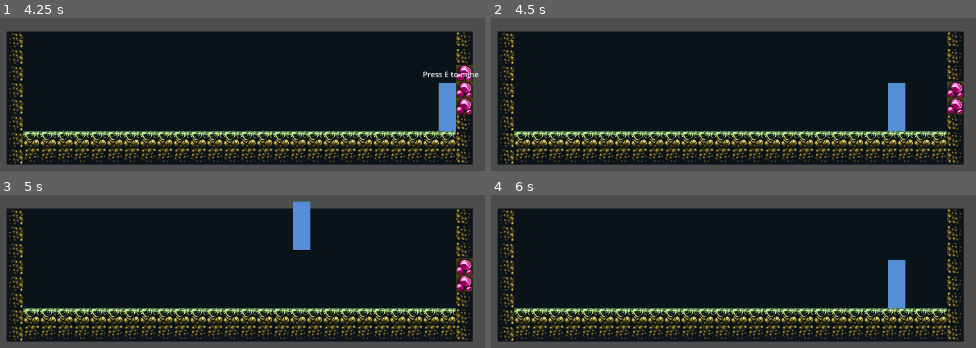
Above: before the commit, frames 1-4 (two rows, left to right).
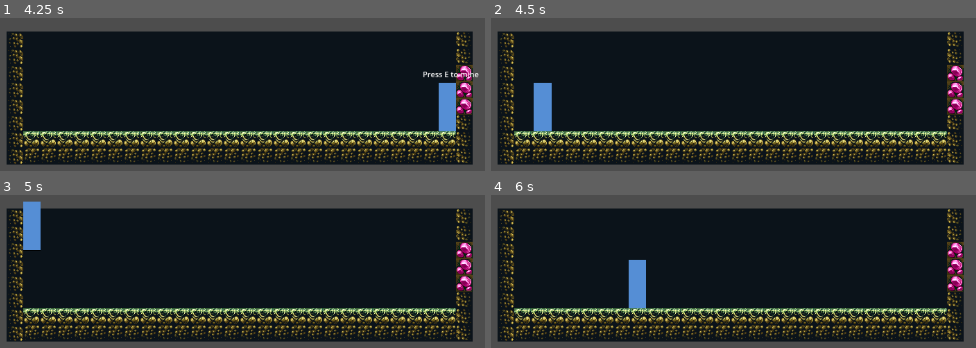
Above: after the commit, the same moments.

Repository: Ace238/Cave_Explorer
Game: Godot game, scene res://cave_1.tscn
Same seed, same stepped clock (60 frames per second), same inputs: the game is played once before the commit and once after it.
Inputs (mouse positions are in pixels of both pictures, inside the frame that each line leads up to):
- Up to frame 1 (4.25 s): tap Enter (ui_accept) at 0.5, 0.77, 1.52, 3.02, 3.77 s; move the mouse to (outside the picture) at 0.52 s; hold Right (ui_right) 0.53-2.03 s; tap F (End_Mini, bound only after the commit) at 0.6, 1.55, 2.1, 2.85, 3.8 s; move the mouse to (outside the picture) at 1.27 s; tap E (Interact) at 1.35, 3.6 s; move the mouse to (417, 91) at 2.02 s; hold Left (ui_left) 2.03-2.78 s; move the mouse to (outside the picture) at 2.77 s; hold Right (ui_right) from 2.78 s (still down); move the mouse to (outside the picture) at 3.52 s
- Up to frame 2 (4.5 s): tap E (Interact) at 4.25 s; move the mouse to (592, 122) at 4.27 s; release Right (ui_right) at 4.28 s; hold Left (ui_left) from 4.28 s (still down); tap F (End_Mini, bound only after the commit) at 4.35 s
- Up to frame 3 (5 s): keep holding Left (ui_left); tap Enter (ui_accept) at 4.52 s
- Up to frame 4 (6 s): move the mouse to (outside the picture) at 5.02 s; release Left (ui_left) at 5.03 s; hold Right (ui_right) 5.03-5.78 s; tap F (End_Mini, bound only after the commit) at 5.1 s; tap E (Interact) at 5.75, 5.85 s; move the mouse to (709, 254) at 5.77 s; hold Left (ui_left) from 5.78 s (still down)

Frame 1 is identical in both runs. In frame 2, 2.8% of the frame differs, in the area x 8-98%, y 30-75%; in frame 3, 2.7%; in frame 4, 3.4%, in the area x 28-98%, y 30-75%.

Commit message:
Simple Scene Switching Logic

Diff:
--- /dev/null
+++ b/Test_Scene.gd
@@ -0,0 +1,14 @@
+extends Node2D
+
+#var cave_1 = preload("res://cave_1.tscn").instantiate()
+# Called when the node enters the scene tree for the first time.
+func _ready():
+	pass # Replace with function body.
+
+
+# Called every frame. 'delta' is the elapsed time since the previous frame.
+func _input(event):
+	if Input.is_action_just_pressed("End_Mini"):
+
+#		get_tree().change_scene("res://cave_1.tscn")
+		get_tree().change_scene_to_file("res://cave_1.tscn")
--- /dev/null
+++ b/Test_Scene.tscn
@@ -0,0 +1,12 @@
+[gd_scene load_steps=3 format=3 uid="uid://uosc1jlxxhl3"]
+
+[ext_resource type="Texture2D" uid="uid://nablwfdrnpsj" path="res://Art/Generic_sign.png" id="1_hf162"]
+[ext_resource type="Script" path="res://Test_Scene.gd" id="1_tuk5y"]
+
+[node name="Node2D" type="Node2D"]
+script = ExtResource("1_tuk5y")
+
+[node name="GenericSign" type="Sprite2D" parent="."]
+position = Vector2(565, 221)
+scale = Vector2(10.9062, 9.21875)
+texture = ExtResource("1_hf162")
--- a/cave_1.gd
+++ b/cave_1.gd
@@ -10,6 +10,8 @@
 #var mined_layer : int = 2
 
 var can_be_mined_custom_layer : String = "Can_be_mined"
+
+#var Test_Scene = preload("res://Test_Scene.tscn").instantiate()
 
 func _ready():
 	pass
@@ -60,6 +62,7 @@
 					tile_map.set_cell(foreground_layer, i, sourceID, atlas)
 					mined = 1
 					print("Yay, you mined something!!!!")
+					get_tree().change_scene_to_file("res://Test_Scene.tscn")
 					return
 				else:
 					if mined == 1:
--- a/project.godot
+++ b/project.godot
@@ -22,6 +22,11 @@
 "events": [Object(InputEventKey,"resource_local_to_scene":false,"resource_name":"","device":-1,"window_id":0,"alt_pressed":false,"shift_pressed":false,"ctrl_pressed":false,"meta_pressed":false,"pressed":false,"keycode":0,"physical_keycode":69,"key_label":0,"unicode":101,"echo":false,"script":null)
 ]
 }
+End_Mini={
+"deadzone": 0.5,
+"events": [Object(InputEventKey,"resource_local_to_scene":false,"resource_name":"","device":-1,"window_id":0,"alt_pressed":false,"shift_pressed":false,"ctrl_pressed":false,"meta_pressed":false,"pressed":false,"keycode":0,"physical_keycode":70,"key_label":0,"unicode":102,"echo":false,"script":null)
+]
+}
 
 [layer_names]
 
